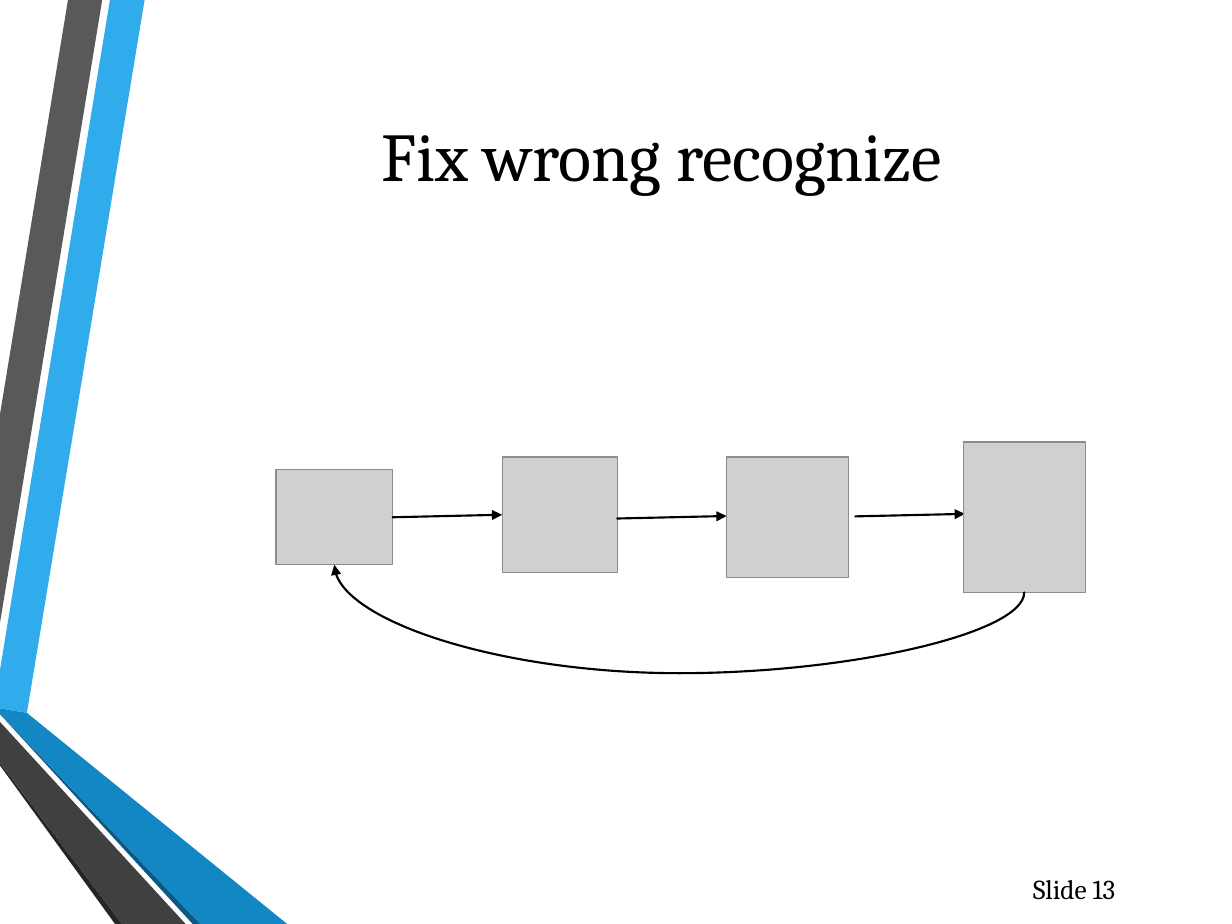
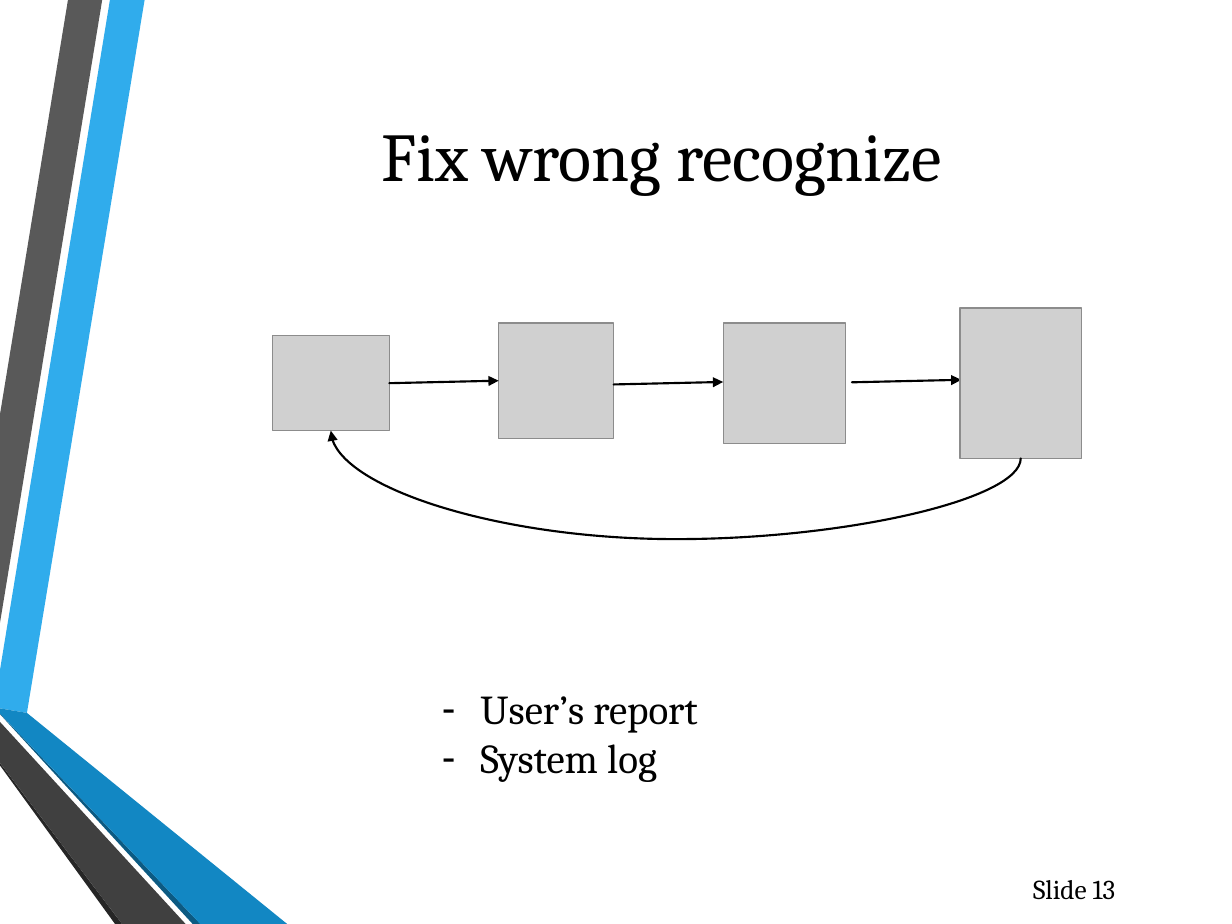
Before and after one commit to maitan10000/traffic-sign-detection-and-recognition, a slide deck: slide 13 of Other/Tmp/Main Slide.pptx. Drawn at 1232x924 pixels with LibreOffice and Linux fonts; fonts in the diff are those of the drawing; grey boxes stand for pictures; background and template pictures are left out. Boxes give left, top, right and bottom in pixels: in the first picture for what was removed or moved away, otherwise in the second. Text is boxed around its words. In the diff, an @@ line names an element or a change of style, - is before the commit and + after.

```diff
--- a/Other/Tmp/Main Slide.pptx
+++ b/Other/Tmp/Main Slide.pptx
@@ 4 pictures, 2 arrows, 1 curved arrow: place and size @@
-4 pictures, 2 arrows, 1 curved arrow at [276, 442, 1085, 673]
+4 pictures, 2 arrows, 1 curved arrow at [272, 308, 1082, 540]
@@ arrow moved from (855, 516) - (965, 514) to (853, 382) - (961, 379) @@
@@ text added at [480, 696, 697, 782], 24 pt, text #000000 @@
+– User’s report
+– System log
```
Also in this commit, not shown: 4 other slides changed, 2 slides added, 2 other files.
